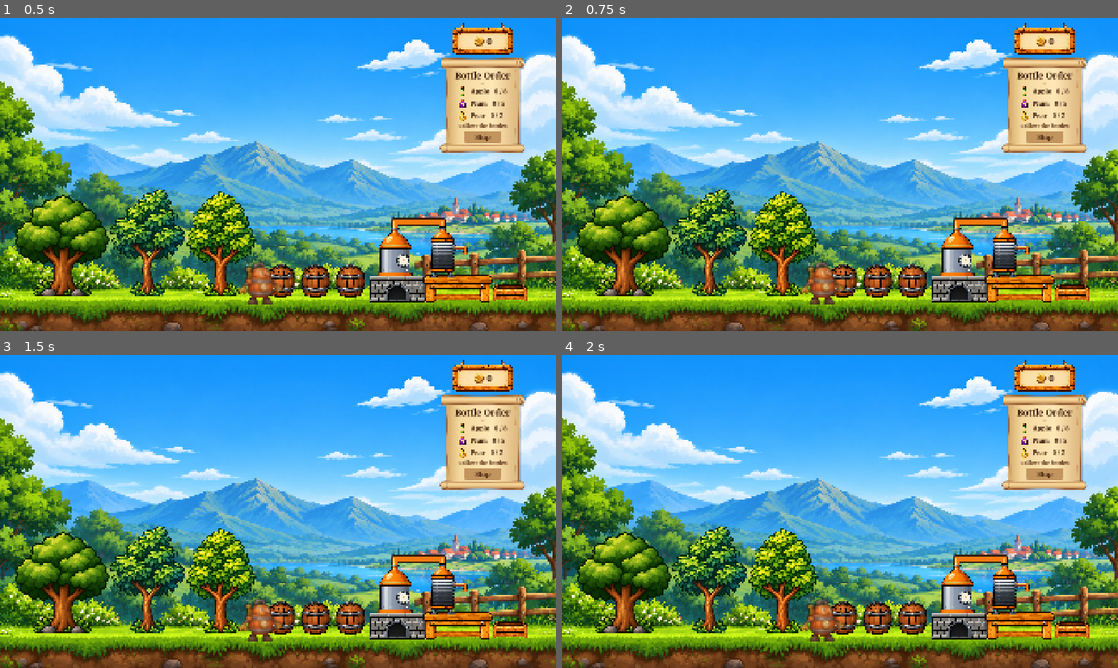
Above: before the commit, frames 1-4 (two rows, left to right).
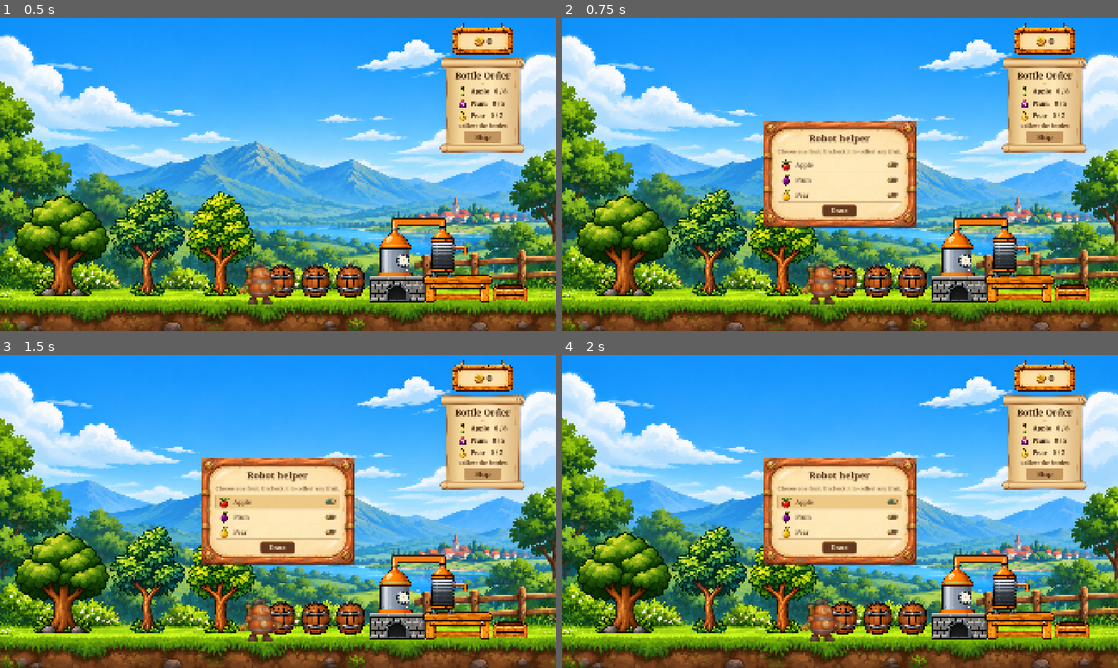
Above: after the commit, the same moments.

Repository: Neshi84/Orchard-Game
Game: Godot game, scene res://scenes/Game.tscn
Same seed, same stepped clock (60 frames per second), same inputs: the game is played once before the commit and once after it.
Inputs (mouse positions are in pixels of both pictures, inside the frame that each line leads up to):
- Up to frame 1 (0.5 s): no input
- Up to frame 2 (0.75 s): tap Enter at 0.5 s; move the mouse to (840, 280) at 0.52 s; click (840, 280) at 0.67 s
- Up to frame 3 (1.5 s): click (278, 502) at 1.25 s, where only the run after the commit has a clickable "Apple"
- Up to frame 4 (2 s): no input

Frame 1 is identical in both runs. In frame 2, 9.4% of the frame differs, in the area x 36-64%, y 32-68%; in frame 3, 9.4%; in frame 4, 9.4%.

Commit message:
Add fruit selection for the robot helper
Let players choose which fruit the robot collects using a themed picker, or clear the selection to collect any fruit.

Diff:
--- /dev/null
+++ b/assets/robot_picker_switch.svg
@@ -0,0 +1,18 @@
+<svg xmlns="http://www.w3.org/2000/svg" width="96" height="28" viewBox="0 0 96 28">
+  <defs>
+    <linearGradient id="brass" x2="0" y2="1">
+      <stop stop-color="#fff0af"/>
+      <stop offset=".48" stop-color="#eac070"/>
+      <stop offset="1" stop-color="#ab7136"/>
+    </linearGradient>
+  </defs>
+  <!-- The left half is idle, the right half is engaged. -->
+  <rect x="1.5" y="2.5" width="45" height="23" rx="11.5" fill="url(#brass)" stroke="#623d21" stroke-width="2"/>
+  <rect x="5" y="6" width="38" height="16" rx="8" fill="#655448" stroke="#79532e"/>
+  <circle cx="14" cy="14" r="8.5" fill="url(#brass)" stroke="#674121" stroke-width="1.5"/>
+  <path d="M11 17l6-6" stroke="#835328" stroke-width="2" stroke-linecap="round"/>
+  <rect x="49.5" y="2.5" width="45" height="23" rx="11.5" fill="url(#brass)" stroke="#623d21" stroke-width="2"/>
+  <rect x="53" y="6" width="38" height="16" rx="8" fill="#42674b" stroke="#354a35"/>
+  <circle cx="82" cy="14" r="8.5" fill="url(#brass)" stroke="#674121" stroke-width="1.5"/>
+  <path d="m77.8 14 2.8 2.6 5.6-6" fill="none" stroke="#45321e" stroke-width="2" stroke-linecap="round" stroke-linejoin="round"/>
+</svg>
--- /dev/null
+++ b/assets/robot_picker_theme.tres
@@ -0,0 +1,111 @@
+[gd_resource type="Theme" format=3]
+
+[ext_resource type="Texture2D" path="res://assets/robot_picker_frame.png" id="1_frame"]
+[ext_resource type="Texture2D" path="res://assets/robot_picker_switch.svg" id="2_switch"]
+
+[sub_resource type="SystemFont" id="BoardFont"]
+font_names = PackedStringArray("Georgia", "Noto Serif", "DejaVu Serif")
+
+[sub_resource type="SystemFont" id="BoardHeading"]
+font_names = PackedStringArray("Georgia", "Noto Serif", "DejaVu Serif")
+font_weight = 700
+
+[sub_resource type="StyleBoxTexture" id="InstrumentPanel"]
+texture = ExtResource("1_frame")
+content_margin_left = 52.0
+content_margin_top = 36.0
+content_margin_right = 52.0
+content_margin_bottom = 36.0
+
+[sub_resource type="AtlasTexture" id="SwitchOff"]
+atlas = ExtResource("2_switch")
+region = Rect2(0, 0, 48, 28)
+
+[sub_resource type="AtlasTexture" id="SwitchOn"]
+atlas = ExtResource("2_switch")
+region = Rect2(48, 0, 48, 28)
+
+[sub_resource type="StyleBoxFlat" id="FruitRow"]
+content_margin_left = 12.0
+content_margin_right = 12.0
+bg_color = Color(1, 0.97, 0.84, 0.15)
+border_width_bottom = 1
+border_color = Color(0.49, 0.31, 0.15, 0.35)
+
+[sub_resource type="StyleBoxFlat" id="FruitHover"]
+content_margin_left = 12.0
+content_margin_right = 12.0
+bg_color = Color(0.74, 0.47, 0.16, 0.18)
+border_width_bottom = 1
+border_color = Color(0.49, 0.31, 0.15, 0.6)
+
+[sub_resource type="StyleBoxFlat" id="FruitSelected"]
+content_margin_left = 12.0
+content_margin_right = 12.0
+bg_color = Color(0.87, 0.66, 0.32, 0.48)
+border_width_left = 3
+border_color = Color(0.48, 0.30, 0.13, 1)
+corner_radius_top_right = 4
+corner_radius_bottom_right = 4
+
+[sub_resource type="StyleBoxFlat" id="DoneButton"]
+bg_color = Color(0.39, 0.22, 0.12, 1)
+border_width_top = 2
+border_width_bottom = 3
+border_color = Color(0.70, 0.46, 0.23, 1)
+corner_radius_top_left = 7
+corner_radius_top_right = 7
+corner_radius_bottom_left = 7
+corner_radius_bottom_right = 7
+
+[sub_resource type="StyleBoxFlat" id="DoneHover"]
+bg_color = Color(0.50, 0.28, 0.13, 1)
+border_width_top = 2
+border_width_bottom = 3
+border_color = Color(0.77, 0.51, 0.24, 1)
+corner_radius_top_left = 7
+corner_radius_top_right = 7
+corner_radius_bottom_left = 7
+corner_radius_bottom_right = 7
+
+[sub_resource type="StyleBoxFlat" id="FocusRing"]
+draw_center = false
+border_width_left = 2
+border_width_top = 2
+border_width_right = 2
+border_width_bottom = 2
+border_color = Color(0.45, 0.26, 0.10, 1)
+corner_radius_top_left = 6
+corner_radius_top_right = 6
+corner_radius_bottom_left = 6
+corner_radius_bottom_right = 6
+
+[resource]
+default_font = SubResource("BoardFont")
+default_font_size = 22
+Button/colors/font_color = Color(1, 0.93, 0.76, 1)
+Button/fonts/font = SubResource("BoardHeading")
+Button/styles/normal = SubResource("DoneButton")
+Button/styles/hover = SubResource("DoneHover")
+Button/styles/pressed = SubResource("DoneButton")
+Button/styles/focus = SubResource("FocusRing")
+CheckButton/colors/font_color = Color(0.24, 0.13, 0.07, 1)
+CheckButton/colors/font_focus_color = Color(0.24, 0.13, 0.07, 1)
+CheckButton/colors/font_hover_color = Color(0.24, 0.13, 0.07, 1)
+CheckButton/colors/font_hover_pressed_color = Color(0.24, 0.13, 0.07, 1)
+CheckButton/colors/font_pressed_color = Color(0.24, 0.13, 0.07, 1)
+CheckButton/constants/h_separation = 14
+CheckButton/constants/icon_max_width = 36
+CheckButton/icons/checked = SubResource("SwitchOn")
+CheckButton/icons/unchecked = SubResource("SwitchOff")
+CheckButton/styles/focus = SubResource("FocusRing")
+CheckButton/styles/hover = SubResource("FruitHover")
+CheckButton/styles/hover_pressed = SubResource("FruitSelected")
+CheckButton/styles/normal = SubResource("FruitRow")
+CheckButton/styles/pressed = SubResource("FruitSelected")
+Label/colors/font_color = Color(0.32, 0.18, 0.09, 1)
+PickerTitle/base_type = &"Label"
+PickerTitle/colors/font_color = Color(0.24, 0.11, 0.04, 1)
+PickerTitle/fonts/font = SubResource("BoardHeading")
+PickerTitle/font_sizes/font_size = 32
+PopupPanel/styles/panel = SubResource("InstrumentPanel")
--- a/scenes/RobotHelper.tscn
+++ b/scenes/RobotHelper.tscn
@@ -2,6 +2,7 @@
 
 [ext_resource type="Script" path="res://scripts/RobotHelper.gd" id="1_robot"]
 [ext_resource type="PackedScene" path="res://scenes/RobotArtwork.tscn" id="2_art"]
+[ext_resource type="Theme" path="res://assets/robot_picker_theme.tres" id="3_picker_theme"]
 
 [node name="RobotHelper" type="Node2D"]
 z_index = 4
@@ -14,3 +15,34 @@
 [node name="Artwork" parent="Visual/Facing" instance=ExtResource("2_art")]
 position = Vector2(-82.889, -148.75)
 scale = Vector2(0.126355, 0.126355)
+
+[node name="ClickArea" type="Control" parent="."]
+offset_left = -70.0
+offset_top = -148.0
+offset_right = 70.0
+mouse_default_cursor_shape = 2
+tooltip_text = "Choose fruit for the robot"
+
+[node name="FruitPicker" type="PopupPanel" parent="."]
+title = "Robot helper"
+theme = ExtResource("3_picker_theme")
+
+[node name="Contents" type="VBoxContainer" parent="FruitPicker"]
+theme_override_constants/separation = 10
+
+[node name="Title" type="Label" parent="FruitPicker/Contents"]
+theme_type_variation = &"PickerTitle"
+text = "Robot helper"
+horizontal_alignment = 1
+
+[node name="Hint" type="Label" parent="FruitPicker/Contents"]
+theme_override_font_sizes/font_size = 19
+text = "Choose one fruit. Uncheck it to collect any fruit."
+horizontal_alignment = 1
+
+[node name="FruitChoices" type="VBoxContainer" parent="FruitPicker/Contents"]
+
+[node name="Done" type="Button" parent="FruitPicker/Contents"]
+custom_minimum_size = Vector2(118, 42)
+size_flags_horizontal = 4
+text = "Done"
--- a/scripts/Game.gd
+++ b/scripts/Game.gd
@@ -140,6 +140,8 @@
 func _can_robot_collect(fruit: Node2D) -> bool:
 	if not is_instance_valid(fruit) or not fruit.is_on_ground():
 		return false
+	if robot_helper.selected_fruit != &"" and fruit.fruit_kind != robot_helper.selected_fruit:
+		return false
 	for barrel in barrels:
 		if barrel.can_accept_fruit(fruit.fruit_kind):
 			return true
--- a/scripts/RobotHelper.gd
+++ b/scripts/RobotHelper.gd
@@ -1,6 +1,7 @@
 extends Node2D
 
 const RobotArtwork := preload("res://scripts/RobotArtwork.gd")
+const FruitLabel := preload("res://scripts/FruitLabel.gd")
 # The horizontal distance from the robot's origin to its claw in the contact pose.
 const CLAW_REACH := 55.0
 const GAIT_SPEED := 170.0
@@ -9,15 +10,42 @@
 
 var find_fruit: Callable
 var can_collect: Callable
+var selected_fruit: StringName
 var _target: Node2D
 var _search_delay := 0.0
 var _direction := 1.0
 
 @onready var facing: Node2D = $Visual/Facing
 @onready var artwork: RobotArtwork = $Visual/Facing/Artwork
+@onready var fruit_picker: PopupPanel = $FruitPicker
+@onready var fruit_choices: VBoxContainer = $FruitPicker/Contents/FruitChoices
 
 func _ready() -> void:
 	artwork.grip_closed.connect(_collect_at_grip)
+	$ClickArea.gui_input.connect(_on_click_area_input)
+	$FruitPicker/Contents/Done.pressed.connect(fruit_picker.hide)
+	for kind: StringName in FruitLabel.FRUIT_TEXTURES:
+		var choice := CheckButton.new()
+		choice.name = kind
+		choice.text = kind.capitalize()
+		choice.icon = FruitLabel.FRUIT_TEXTURES[kind]
+		choice.expand_icon = true
+		choice.flat = false
+		choice.custom_minimum_size.y = 48
+		fruit_choices.add_child(choice)
+		choice.toggled.connect(_on_fruit_toggled.bind(choice))
+
+func _on_click_area_input(event: InputEvent) -> void:
+	if event is InputEventMouseButton and event.pressed and event.button_index == MOUSE_BUTTON_LEFT:
+		fruit_picker.popup_centered()
+
+func _on_fruit_toggled(checked: bool, choice: CheckButton) -> void:
+	selected_fruit = choice.name if checked else &""
+	for other: CheckButton in fruit_choices.get_children():
+		if other != choice:
+			other.set_pressed_no_signal(false)
+	_target = null
+	_search_delay = 0.0
 
 func _physics_process(delta: float) -> void:
 	if artwork.player.current_animation == &"pickup":
Binary file added: assets/robot_picker_frame.png
Not shown, added: assets/robot_picker_frame.png.import
Not shown, added: assets/robot_picker_switch.svg.import
